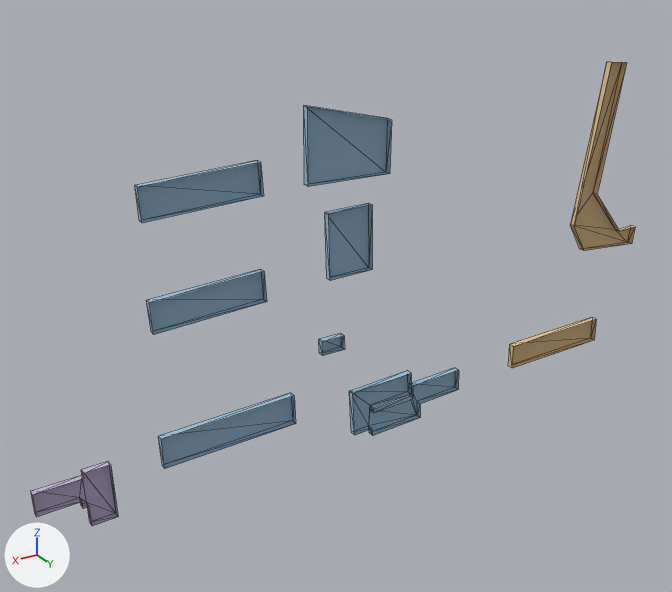
A saved change to the OBJ model src/kickboard_sim/models/knu_campus/meshes/buildings_k11.obj.
Both versions are drawn from a 50 mm camera at (-6.0, 361.0, -141.0) aimed at (-230.0, -13.0, -328.0). Lighting does not change. The marker at lower left points along +X, +Y and +Z. The picture after the commit comes second. Mesh edges are drawn as thin lines. Where no turn or scale is listed for an object, it has been applied to the vertices.

Names of what the first picture shows: 'buildings_k11'.
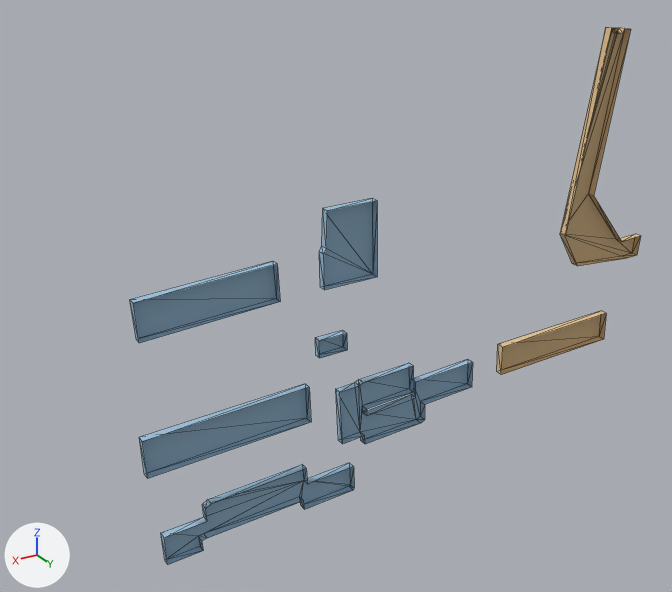
The edits, one by one:
me_buildings_k11 is used by ob_buildings_k11; location (0.0, 0.0, 0.0).
me_buildings_k11 had 120 vertices, 160 faces and spanned x -430.0..-68.0, y -3.0..0.0, z -408.0..-223.0.
me_buildings_k11 now has 136 vertices, 188 faces and spans x -436.0..-119.0, y -4.0..0.0, z -444.0..-205.0.
me_buildings_k11 part 1: the loose piece of 8 vertices spanning x -185.0..-128.0, y -3.0..0.0, z -319.0..-301.0 is scaled about its middle by (1.25, 1.24, 1.25).
me_buildings_k11 part 2: the loose piece of 8 vertices spanning x -199.0..-128.0, y -3.0..0.0, z -389.0..-370.0 is scaled about its middle by (1.25, 1.24, 1.25).
me_buildings_k11 part 3: the loose piece of 8 vertices spanning x -407.0..-342.0, y -3.0..0.0, z -394.0..-377.0 is scaled about its middle by (1.25, 1.24, 1.25).
me_buildings_k11 part 4: the loose piece of 8 vertices spanning x -227.0..-215.0, y -3.0..0.0, z -352.0..-344.0 is scaled about its middle by (1.25, 1.24, 1.25).
me_buildings_k11 part 5: the loose piece of 28 vertices spanning x -303.0..-233.0, y -3.0..0.0, z -408.0..-377.0 is rebuilt with 34 vertices and now spans x -312.0..-225.0, y -4.0..0.0, z -412.0..-373.0.
me_buildings_k11 part 6: the loose piece of 16 vertices spanning x -430.0..-380.0, y -3.0..0.0, z -333.0..-223.0 is rebuilt with 28 vertices and now spans x -436.0..-374.0, y -4.0..0.0, z -342.0..-205.0.
me_buildings_k11 part 7: the loose piece of 8 vertices spanning x -244.0..-218.0, y -3.0..0.0, z -313.0..-278.0 is rebuilt with 12 vertices and now spans x -247.0..-216.0, y -4.0..0.0, z -317.0..-276.0.
me_buildings_k11 part 8: a new loose piece of 30 vertices spanning x -234.0..-125.0, y -4.0..0.0, z -444.0..-415.0.
me_buildings_k11 part 9: the loose piece of 20 vertices spanning x -104.0..-68.0, y -3.0..0.0, z -408.0..-378.0 is deleted.
me_buildings_k11 part 10: the loose piece of 8 vertices spanning x -185.0..-127.0, y -3.0..0.0, z -267.0..-249.0 is deleted.
me_buildings_k11 part 11: the loose piece of 8 vertices spanning x -253.0..-207.0, y -3.0..0.0, z -264.0..-227.0 is deleted.
me_buildings_k11 no longer uses material mat_zone5 (pale blue #c4b5d7).
me_buildings_k11 no longer uses material mat_roof5 (greyish purple #ac9fbe).

What differs and where, as boxes (x1, y1, x2, y2) in the pictures (672 x 592 px; the box of a moved part takes in the faces that stretch with it):
'buildings_k11', reshaped (15% narrower, 16% taller)
    before: (31, 62, 635, 526)
    after: (130, 27, 641, 565)
part 1 of me_buildings_k11, moved or reshaped
    before: (146, 269, 267, 335)
    after: (130, 261, 280, 343)
part 2 of me_buildings_k11, moved or reshaped
    before: (158, 393, 296, 469)
    after: (139, 384, 311, 478)
part 3 of me_buildings_k11, moved or reshaped
    before: (508, 317, 596, 368)
    after: (497, 311, 606, 375)
part 4 of me_buildings_k11, moved or reshaped
    before: (319, 333, 345, 356)
    after: (315, 330, 347, 358)
part 5 of me_buildings_k11, rebuilt (24% wider, 25% taller)
    before: (349, 368, 459, 436)
    after: (336, 359, 473, 444)
part 6 of me_buildings_k11, rebuilt (24% wider, 26% taller)
    before: (570, 62, 635, 251)
    after: (560, 27, 641, 266)
part 7 of me_buildings_k11, rebuilt (23% wider, 19% taller)
    before: (325, 203, 372, 280)
    after: (319, 198, 377, 290)
part 8 of me_buildings_k11, added (blue)
    after: (161, 463, 354, 565)
part 9 of me_buildings_k11, deleted
    before: (31, 461, 118, 526)
part 10 of me_buildings_k11, deleted (blue)
    before: (135, 160, 264, 223)
part 11 of me_buildings_k11, deleted (blue)
    before: (304, 105, 392, 187)
